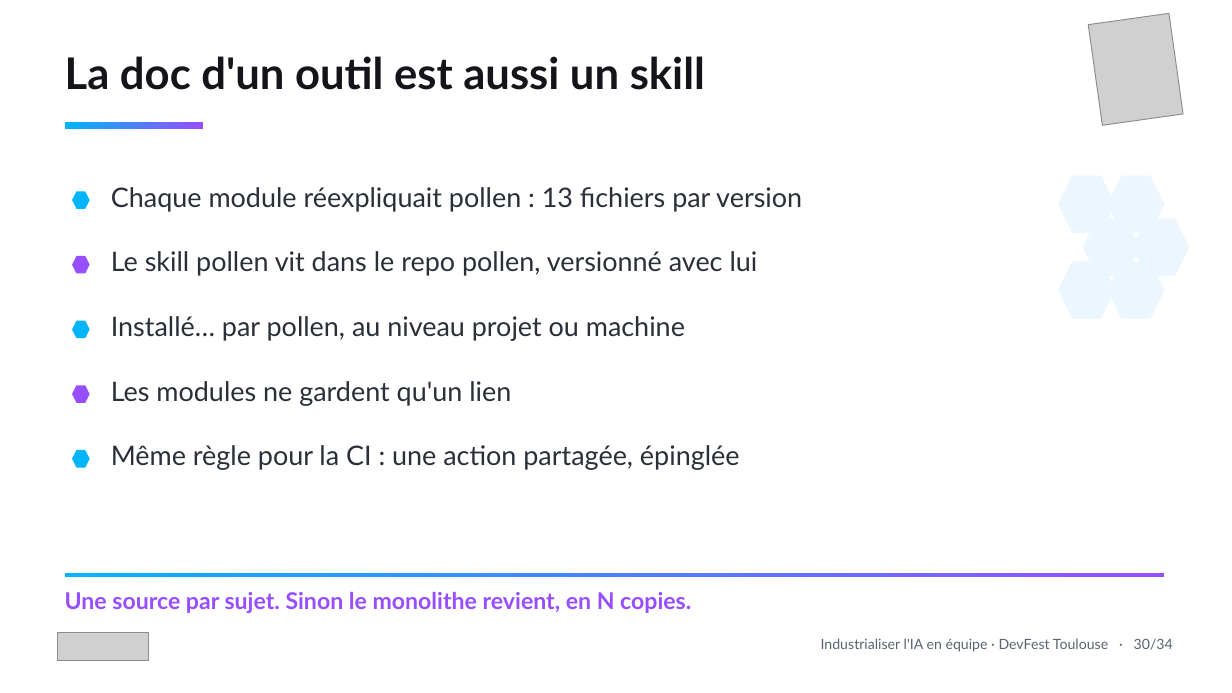
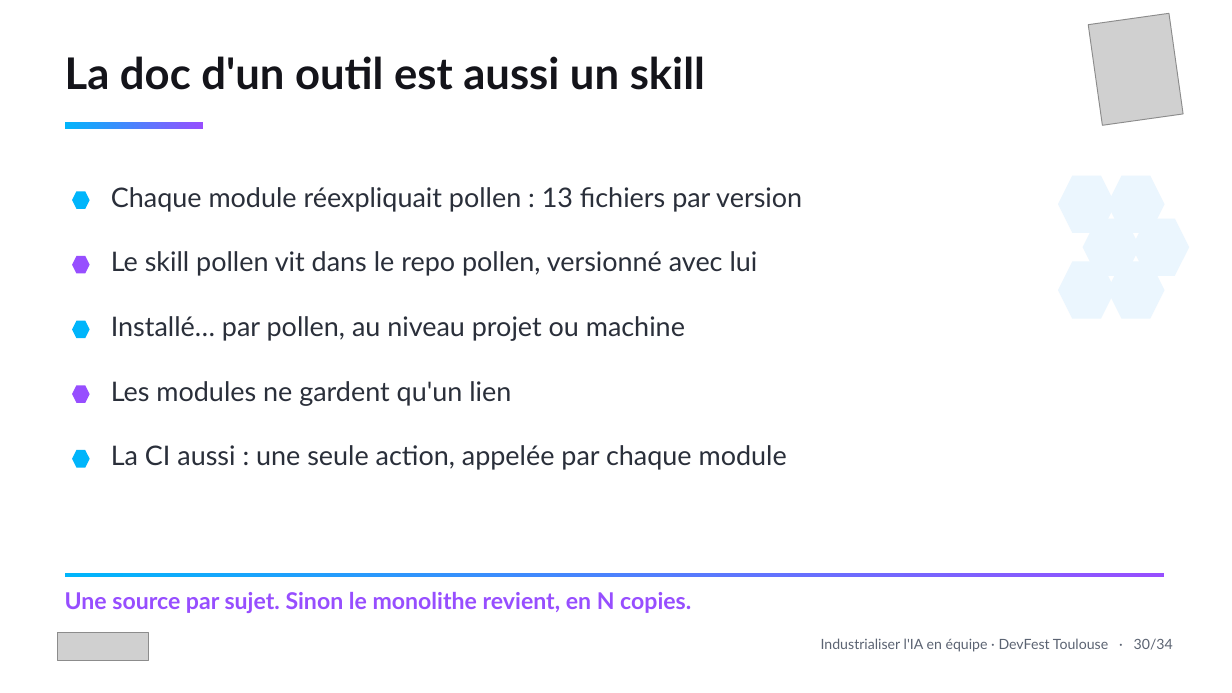
Before and after one commit to tosun-si/claude-skills-team-industrialisation, a slide deck: slide 31 of talks/slides/talk_devfest_skills.pptx. Drawn at 1232x693 pixels with LibreOffice and Linux fonts; fonts in the diff are those of the drawing; grey boxes stand for pictures. Boxes give left, top, right and bottom in pixels: in the first picture for what was removed or moved away, otherwise in the second. Text is boxed around its words. In the diff, an @@ line names an element or a change of style, - is before the commit and + after.

Commit message:
La doc d'un outil : « La CI aussi : une seule action, appelée par chaque module »

```diff
--- a/talks/slides/talk_devfest_skills.pptx
+++ b/talks/slides/talk_devfest_skills.pptx
@@ text at bbox=[111, 445, 787, 470]: text changed @@
-Même règle pour la CI : une action partagée, épinglée
+La CI aussi : une seule action, appelée par chaque module
```
Also in this commit, not shown: 1 other file.
